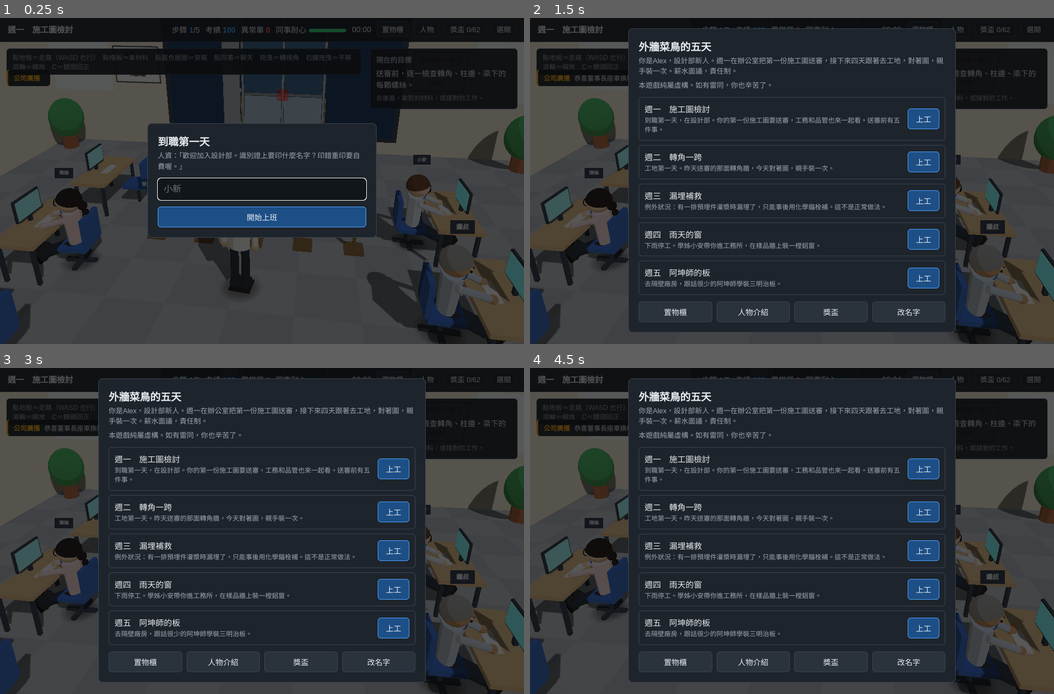
Above: before the commit, frames 1-4 (two rows, left to right).
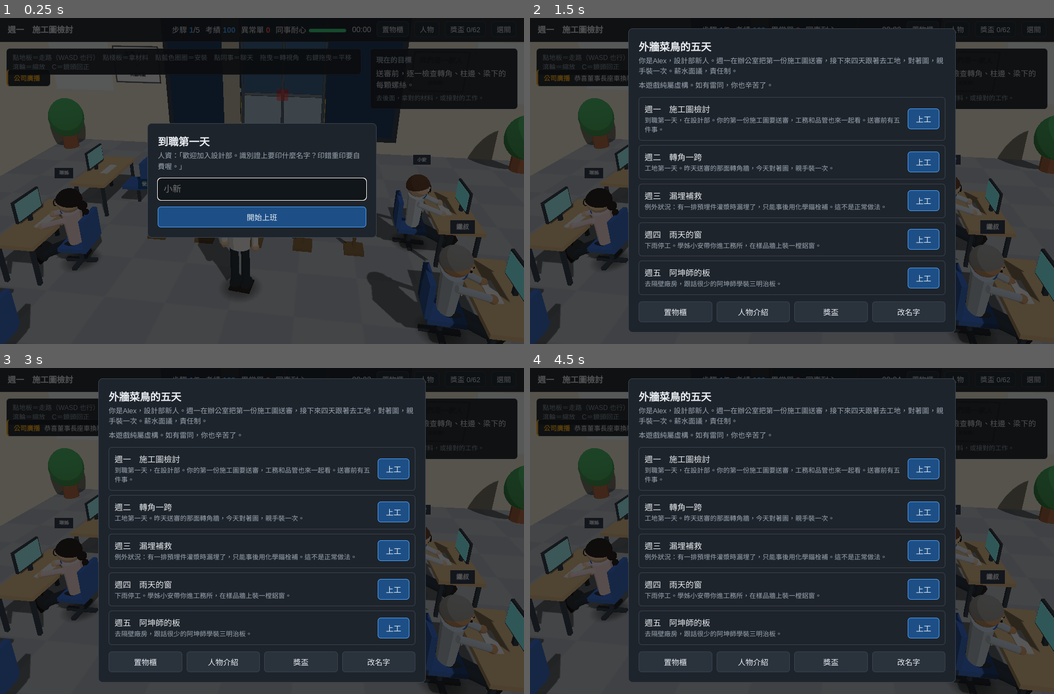
Above: after the commit, the same moments.

Repository: idomaintaipei-alt/cw-game
Game: browser game, page index.html
Same seed, same stepped clock (60 frames per second), same inputs: the game is played once before the commit and once after it.
Inputs (mouse positions are in pixels of both pictures, inside the frame that each line leads up to):
- Up to frame 1 (0.25 s): no input
- Up to frame 2 (1.5 s): click (792, 190) at 0.27 s; type "Alex" at 0.27 s; click "開始上班" at 0.52 s; hold Right from 1.03 s (still down); click (792, 213) at 1.07 s; tap Space at 1.1 s
- Up to frame 3 (3 s): release Right at 1.53 s; hold Down 1.58-1.85 s; tap Space at 1.6, 2.1, 2.6 s; click (157, 498) at 1.67 s; hold Left 1.9-2.47 s; click (366, 482) at 2.27 s; hold Up 2.52-2.82 s; click (340, 596) at 2.87 s; hold Right from 2.87 s (still down)
- Up to frame 4 (4.5 s): tap Space at 3.1, 3.6, 4.1 s; click (661, 612) at 3.47 s; release Right at 3.53 s; hold Up 3.58-3.82 s; hold Left 3.87-4.3 s; click (792, 465) at 4.07 s; hold Down from 4.35 s (still down)

The runs differ from the first frame. In frame 1, 0.2% of the frame differs, in the area x 45-63%, y 7-33%; in frame 2, less than 0.1%; in frame 3, less than 0.1%; in frame 4, less than 0.1%.

Commit message:
更新網頁版：手機排版、觸控、鋁料顏色
Co-Authored-By: Claude Opus 5.5 <noreply@anthropic.com>

Diff:
--- a/index.html
+++ b/index.html
@@ -12,7 +12,7 @@
   :root { --bg:#14181d; --panel:rgba(30,36,43,.94); --line:#3a4350; --txt:#e8ecf1; --dim:#9aa4b1; --ok:#3ddc84; --bad:#ff5c5c; --acc:#4da3ff; }
   * { box-sizing:border-box; }
   html,body { margin:0; height:100%; overflow:hidden; background:var(--bg); color:var(--txt); font-family:"Microsoft JhengHei","Noto Sans TC",sans-serif; }
-  #view { position:fixed; inset:0; }
+  #view { position:fixed; inset:0; } #view canvas { touch-action:none; }   /* 手機：手指拖曳交給遊戲，不讓瀏覽器捲動或放大 */
   button { background:#2a323c; color:var(--txt); border:1px solid var(--line); border-radius:6px; padding:8px 10px; font-size:14px; cursor:pointer; font-family:inherit; }
   button:hover { border-color:var(--acc); }
   button.primary { background:#1d4f86; border-color:#4da3ff; }
@@ -105,6 +105,17 @@
   #ticker b { color:#ffb020; margin-right:8px; } #tickTxt { transition:opacity .35s; }
   #fade { position:fixed; inset:0; background:#000; opacity:0; pointer-events:none; transition:opacity .18s; z-index:1; }
   #nameIn { width:100%; padding:10px; font-size:16px; background:#11161b; color:var(--txt); border:1px solid var(--line); border-radius:6px; font-family:inherit; }
+  /* 手機（窄螢幕）：上面一條工具列、一條公司廣播、目標框，操作說明放到最下面 */
+  @media (max-width:700px){
+    header { padding:6px 8px; } header h1 { font-size:14px; } #stats { gap:6px; font-size:12px; } #stats button { padding:3px 7px; font-size:12px; }
+    #ticker { left:8px; right:8px; top:calc(var(--topH,64px) + 6px); max-width:none; white-space:nowrap; overflow:hidden; text-overflow:ellipsis; font-size:11px; padding:4px 8px; }
+    #side { left:8px; right:8px; width:auto; max-width:none; top:calc(var(--topH,64px) + 38px); } #side .card { padding:8px 10px; } #goal { font-size:13px; }
+    #help { left:8px; right:8px; top:auto; bottom:8px; max-width:none; font-size:11px; }
+    #testTag { bottom:44px !important; font-size:11px !important; }
+    #toasts { top:auto; bottom:42%; left:8px; }
+    .bub { font-size:12px; padding:4px 8px; }
+    #trayCard { position:fixed; left:8px; right:8px; bottom:54px; } #trayCard h2 { display:none; } #tray button { padding:6px 4px; font-size:12px; }   /* 工作台：工具盤放到下面，中間留給要看的東西 */
+  }
 </style>
 </head>
 <body>
@@ -147,6 +158,7 @@
   <h2>外牆菜鳥的五天</h2>
   <p class="sub" id="menuSub"></p>
   <p class="sub" style="margin-top:-6px">本遊戲純屬虛構。如有雷同，你也辛苦了。</p>
+  <p class="sub" id="rotHint" style="display:none; color:#ffb020">手機橫著拿，畫面比較大、比較好玩。</p>
   <div id="lvList"></div>
   <div class="row"><button id="mLocker">置物櫃</button><button id="mCast">人物介紹</button><button id="mTroph">獎盃</button><button id="mName">改名字</button></div>
 </div></div>
@@ -288,9 +300,9 @@
 const toonGrad = (()=>{ const t=new THREE.DataTexture(new Uint8Array([110,185,255]),3,1,THREE.LuminanceFormat); t.minFilter=t.magFilter=THREE.NearestFilter; t.needsUpdate=true; return t; })();
 const std = (c,o={}) => { const q=Object.assign({ color:c, gradientMap:toonGrad }, o); delete q.roughness; delete q.metalness; return new THREE.MeshToonMaterial(q); };
 const mat = {
-  rc:std(0xaab2bd), rcSee:std(0x76808d,{transparent:true, opacity:.46, depthWrite:false}), rcEdge:new THREE.MeshBasicMaterial({color:0x2c333d}), floor:std(0xffffff),
+  rc:std(0xc2bdb1), rcSee:std(0x76808d,{transparent:true, opacity:.46, depthWrite:false}), rcEdge:new THREE.MeshBasicMaterial({color:0x2c333d}), floor:std(0xffffff),
   anchor:std(0xffd166,{metalness:.6, roughness:.3}), steel:std(0xc0c7d1,{metalness:.7, roughness:.35}), steelDark:std(0x59616c,{metalness:.6, roughness:.4}),
-  girtBad:std(0xd9534f,{metalness:.5, roughness:.4}), alu:std(0xa9b4c2,{metalness:.6, roughness:.35}), alu2:std(0x8c98a8,{metalness:.6, roughness:.35}),
+  girtBad:std(0xd9534f,{metalness:.5, roughness:.4}), alu:std(0x56677a,{metalness:.6, roughness:.35}), alu2:std(0x7a8ca0,{metalness:.6, roughness:.35}),
   glass:std(0x78beff,{transparent:true, opacity:.32, metalness:.1, roughness:.05}), seal:std(0x4a4a4a), gasket:std(0x161616), mortar:std(0x9b9a92),
   hole:new THREE.MeshBasicMaterial({color:0x050505}), resin:std(0xa3161a), resinCured:std(0x5c0c0e), brush:std(0x3b7dd8), card:std(0xd8d2c4),
   face:std(0xdfe3e8,{metalness:.35, roughness:.45}), foam:std(0xe6c86e,{roughness:.9}), film:std(0x7fc4ff,{transparent:true, opacity:.55, roughness:.3}),
@@ -1118,6 +1130,7 @@
   g.userData={legL,legR,armL,armR,hold,fx};
   return g;
 }
+const TOUCH=matchMedia('(pointer:coarse)').matches;                                     // 手機、平板：用手指操作
 const SIT=0.36;                                                                        // 坐下來，身體降低多少
 function seat(a){ const g=a.g, ch=std(0x3b6fd0), dk=std(0x3a4350); a.seated=true; a.deskFace = a.x>L.cx ? Math.PI/2 : -Math.PI/2; a.face=a.deskFace;       // 坐在工位上：椅子跟著人，可以滑
   [box(0.5,0.08,0.5, 0,0.74,-0.02, ch), box(0.5,0.55,0.08, 0,1.06,-0.28, ch), cyl(0.04,0.34,'y', 0,0.55,-0.02, dk,8), box(0.56,0.05,0.08, 0,SIT+0.03,-0.02, dk), box(0.08,0.05,0.56, 0,SIT+0.03,-0.02, dk)].forEach(m=>g.add(m));
@@ -1254,8 +1267,18 @@
   if(R){ const m=0.4; if(dx>1e-4) d=Math.min(d,(R.x1-m-target.x)/dx); else if(dx<-1e-4) d=Math.min(d,(R.x0+m-target.x)/dx); if(dz>1e-4) d=Math.min(d,(R.z1-m-target.z)/dz); else if(dz<-1e-4) d=Math.min(d,(R.z0+m-target.z)/dz); d=Math.max(0.8,d); }   // 室內：鏡頭碰到牆之前先拉近
   camera.position.set(target.x+d*dx, target.y+d*Math.cos(phi), target.z+d*dz); camera.lookAt(target); }
 let pd=null, dragged=false; const cvs=renderer.domElement;
-cvs.addEventListener('pointerdown',e=>{ pd={x:e.clientX,y:e.clientY,pan:e.button!==0||e.shiftKey}; dragged=false; cvs.setPointerCapture(e.pointerId); });   // 右鍵（或中鍵、Shift＋左鍵）拖曳＝平移
+cvs.addEventListener('pointerdown',e=>{ pd={x:e.clientX,y:e.clientY,pan:e.button!==0||e.shiftKey}; dragged=false; try{ cvs.setPointerCapture(e.pointerId); }catch(_){} });   // 右鍵（或中鍵、Shift＋左鍵）拖曳＝平移
 cvs.addEventListener('contextmenu',e=>e.preventDefault());
+const touches=new Map(); let pinch=null;                                                // 兩指：捏合＝縮放，一起移動＝平移
+function panBy(dx,dy){ if(!camHome) return; const k=dist*0.0016, sn=Math.sin(theta), cs=Math.cos(theta), lim=(v,c)=>Math.min(c+18,Math.max(c-18,v));
+  target.x=lim(target.x-(cs*dx+sn*dy)*k, camHome.t[0]); target.z=lim(target.z+(sn*dx-cs*dy)*k, camHome.t[2]);
+  if(LV.room){ const R=LV.room; target.x=Math.min(R.x1-1.3,Math.max(R.x0+1.3,target.x)); target.z=Math.min(R.z1-1.3,Math.max(R.z0+1.3,target.z)); } }
+cvs.addEventListener('pointerdown',e=>{ if(e.pointerType!=='touch') return; touches.set(e.pointerId,{x:e.clientX,y:e.clientY});
+  if(touches.size===2){ const [a,b]=[...touches.values()]; pinch={d:Math.max(20,Math.hypot(a.x-b.x,a.y-b.y)), dist, mx:(a.x+b.x)/2, my:(a.y+b.y)/2}; pd=null; dragged=true; } });
+cvs.addEventListener('pointermove',e=>{ if(!touches.has(e.pointerId)) return; touches.set(e.pointerId,{x:e.clientX,y:e.clientY}); if(!pinch || touches.size<2) return;
+  const [a,b]=[...touches.values()], d=Math.max(20,Math.hypot(a.x-b.x,a.y-b.y)), mx=(a.x+b.x)/2, my=(a.y+b.y)/2; camGoal=null; if(talkCam) talkCam.free=true;
+  dist=Math.min(maxD,Math.max(minD,pinch.dist*pinch.d/d)); panBy(mx-pinch.mx, my-pinch.my); pinch.mx=mx; pinch.my=my; });
+['pointerup','pointercancel'].forEach(ev=>cvs.addEventListener(ev,e=>{ touches.delete(e.pointerId); if(touches.size<2) pinch=null; }));
 let camHome=null; function camReset(){ if(!camHome) return; target.set(...camHome.t); camGoal={theta:camHome.theta, phi:camHome.phi, dist:camHome.dist}; }   // 鏡頭回正
 cvs.addEventListener('pointermove',e=>{ if(!pd) return; const dx=e.clientX-pd.x, dy=e.clientY-pd.y; if(!dragged && Math.hypot(dx,dy)<5) return; dragged=true; camGoal=null; if(talkCam) talkCam.free=true;
   if(pd.pan && camHome){ const k=dist*0.0016, sn=Math.sin(theta), cs=Math.cos(theta), lim=(v,c)=>Math.min(c+18,Math.max(c-18,v));                   // 平移：畫面跟著滑鼠走，離原位最多 18 公尺
@@ -1467,7 +1490,7 @@
   resetGroup(); L.build(); sun.castShadow=!L.noShadow; scene.background.set(L.office||L.indoor?0x262b32:0x9aa5b0); CLOUDS.forEach(c=>c.visible=!L.office&&!L.indoor);
   $('#card').style.display='none'; $('#card').classList.remove('on'); cardNext=null;
   if(L.bench){ const c=L.cam; target.set(...c.t); theta=c.theta; phi=c.phi; dist=c.dist; minD=dist*0.35; maxD=dist*2.5;
-    $('#help').textContent='點右邊工具盤＝做那一步　拖曳＝轉視角　右鍵拖曳＝平移　滾輪＝縮放　C＝鏡頭回正'; }
+    $('#help').textContent = TOUCH ? '點工具盤＝做那一步　一指拖曳＝轉視角　兩指＝縮放、平移' : '點右邊工具盤＝做那一步　拖曳＝轉視角　右鍵拖曳＝平移　滾輪＝縮放　C＝鏡頭回正'; }
   else { const n=L.tray.length, per=Math.ceil(n/2);
     if(L.office) L.tray.forEach((id,k)=>makePallet(stepOf(id), L.cx+(k-(n-1)/2)*0.95, 1.6));                                 // 辦公室：立牌在你面前排成一排，跟螢幕在同一個畫面
     else L.tray.forEach((id,k)=>{ const row=k<per?0:1, j=row?k-per:k, cnt=row?n-per:per; makePallet(stepOf(id), L.cx+(j-(cnt-1)/2)*1.5+(row && cnt===per ? 0.75 : 0), 3.4+row*1.9); });   // 兩排拉開、錯開半格，長料才不會頭尾相接
@@ -1479,8 +1502,9 @@
     LV.pick.push(spot.userData.disc);
     if(L.view){ target.set(...L.view.t); theta=L.view.theta; phi=L.view.phi; dist=L.view.dist; } else { target.set(L.cx, L.gy+1.3, 2.5); theta=0.5; phi=1.08; dist=12; }
     minD=4; maxD=24;
-    $('#help').textContent='點地板＝走路（WASD 也行）　點棧板＝拿材料　點藍色圈圈＝安裝　點同事＝聊天　拖曳＝轉視角　右鍵拖曳＝平移　滾輪＝縮放　C＝鏡頭回正'; }
+    $('#help').textContent = TOUCH ? '點地板＝走路　點棧板＝拿材料　點藍圈＝安裝　點同事＝聊天　一指拖曳＝轉視角　兩指＝縮放、平移' : '點地板＝走路（WASD 也行）　點棧板＝拿材料　點藍色圈圈＝安裝　點同事＝聊天　拖曳＝轉視角　右鍵拖曳＝平移　滾輪＝縮放　C＝鏡頭回正'; }
   if(LV.room) maxD=Math.min(maxD,15);
+  if(innerWidth<innerHeight){ dist=Math.min(maxD, dist*1.35); if(LV.room) phi=Math.min(phi,0.78); }   // 手機直著拿：畫面窄，鏡頭拉遠一點；室內被牆擋住拉不遠，就改成從高一點往下看
   camHome={t:[target.x,target.y,target.z], theta, phi, dist};
   $('#lvTitle').textContent=L.name; $('#stepN').textContent=L.steps.length; hideDayEnd(); $('#menu').style.display='none';
   clearBubbles(); nextIdle=performance.now()+9000; lastAct=performance.now();
@@ -1587,7 +1611,8 @@
 setInterval(()=>{ if(done||!L) return; const s=Math.round((Date.now()-t0)/1000); $('#timer').textContent=String(Math.floor(s/60)).padStart(2,'0')+':'+String(s%60).padStart(2,'0'); },500);
 
 // ===================== 選關、人物、獎盃、名字 =====================
-function openMenu(){ const best=store.get('cwstory_best',{}), list=$('#lvList'); list.innerHTML='';
+function openMenu(){ $('#rotHint').style.display = TOUCH && innerWidth<innerHeight ? 'block' : 'none';   /* 手機直著拿：提醒可以橫過來 */
+  const best=store.get('cwstory_best',{}), list=$('#lvList'); list.innerHTML='';
   $('#menuSub').textContent=`你是${cname('you')}，設計部新人。週一在辦公室把第一份施工圖送審，接下來四天跟著去工地，對著圖，親手裝一次。薪水面議，責任制。`;
   LEVELS.forEach((lv,i)=>{ const d=document.createElement('div'); d.className='lv'; const info=document.createElement('div');
     const n=document.createElement('div'); n.className='n'; n.textContent=lv.name; const ds=document.createElement('div'); ds.className='d'; ds.textContent=lv.desc; info.append(n,ds);
@@ -1642,6 +1667,7 @@
 let tickI=Math.floor(Math.random()*TICK.length);
 function tickNext(){ const el=$('#tickTxt'); el.style.opacity=0; setTimeout(()=>{ el.textContent=TICK[tickI++%TICK.length]; el.style.opacity=1; }, 350); }
 tickNext(); setInterval(tickNext, 9000);
+{ const hd=document.querySelector('header'), fitTop=()=>document.documentElement.style.setProperty('--topH', hd.offsetHeight+'px'); fitTop(); addEventListener('resize',fitTop); if(window.ResizeObserver) new ResizeObserver(fitTop).observe(hd); }   // 手機上工具列會折成兩行，下面的東西跟著往下排
 trCount(); startLevel(0,true);
 if(playerName) openMenu(); else askName();
 requestAnimationFrame(tick);
